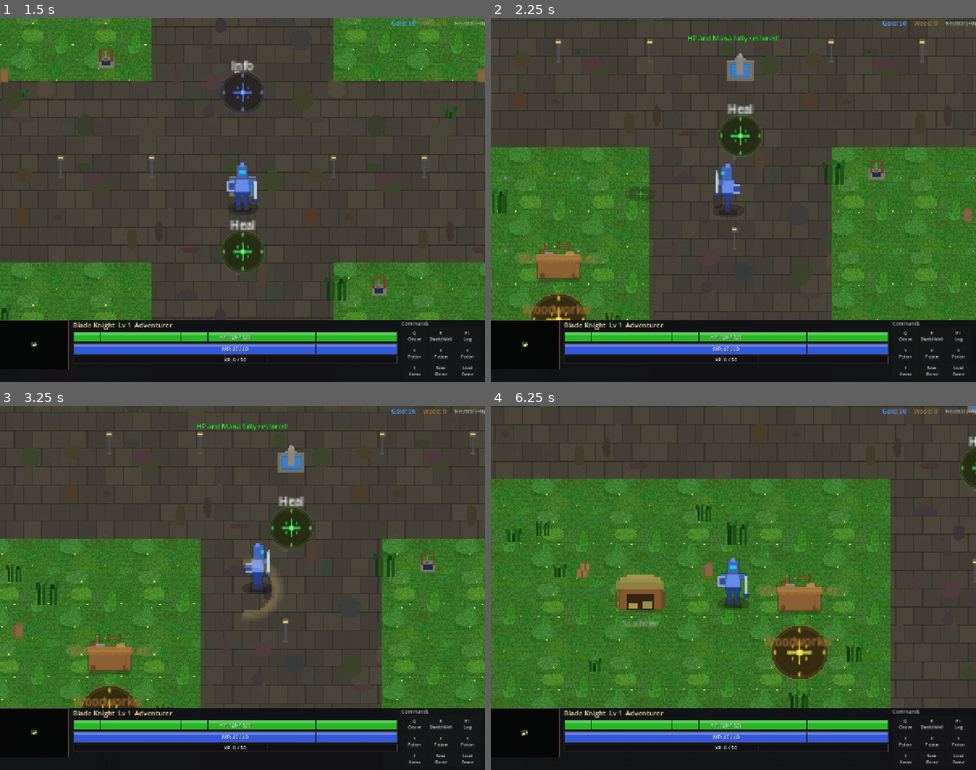
Above: before the commit, frames 1-4 (two rows, left to right).
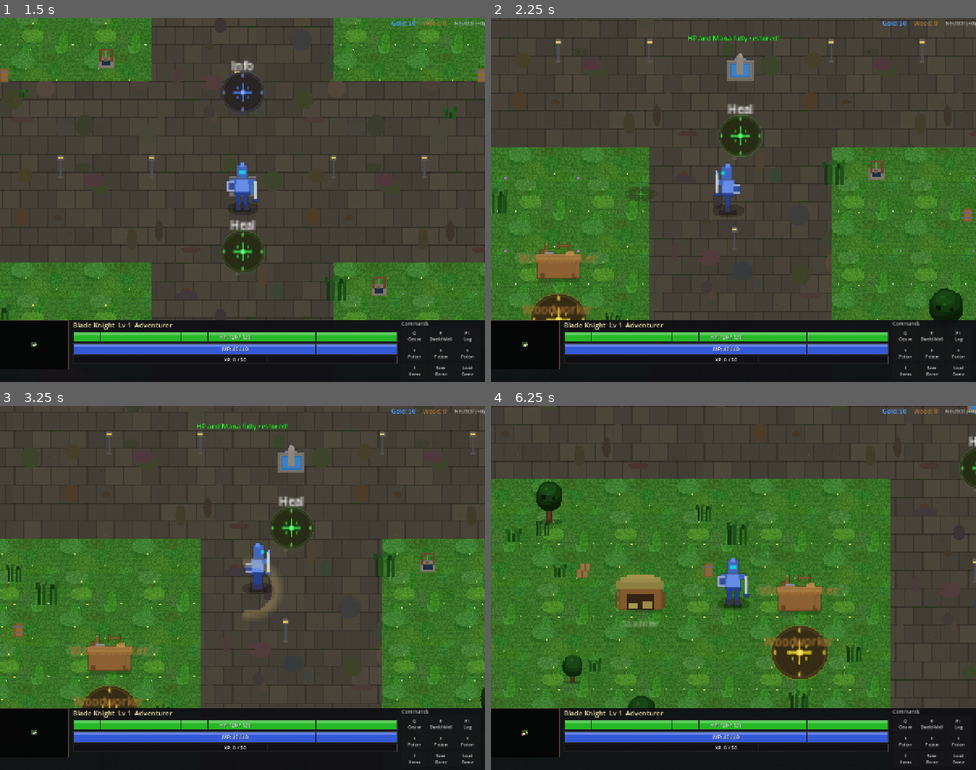
Above: after the commit, the same moments.

Repository: slxny/legends-open-rpg
Game: Godot game, scene res://scenes/main.tscn
Two runs of this game, one before a commit and one after it. Both use one fixed random seed, a clock stepped at 60 frames per second and the inputs below.
Inputs (mouse positions are in pixels of both pictures, inside the frame that each line leads up to):
- Up to frame 1 (1.5 s): click "SELECT" at 0.5 s; tap Enter at 1.25 s; drag from (33, 352) to (242, 258) at 1.27 s
- Up to frame 2 (2.25 s): drag from (636, 218) to (733, 174) at 2.02 s
- Up to frame 3 (3.25 s): move the mouse to (291, 507) at 2.77 s; hold D (move_right) from 2.78 s (still down); hold Space (attack) from 2.78 s (still down)
- Up to frame 4 (6.25 s): release D (move_right) at 3.5 s; release Space (attack) at 3.5 s; drag from (709, 660) to (558, 711) at 3.52 s; move the mouse to (879, 642) at 4.27 s; hold A (move_left) 4.28-5 s; tap 1 at 4.35 s; drag from (588, 533) to (714, 588) at 5.02 s; move the mouse to (757, 588) at 5.77 s; hold S (move_down) from 5.78 s (still down); tap 3 at 5.85 s; click (757, 588) at 5.92 s

Frame 1 is identical in both runs. In frame 2, 0.5% of the frame differs, in the area x 90-98%, y 74-83%; in frame 3, less than 0.1%; in frame 4, 0.8%, in the area x 9-34%, y 20-83%.

Commit message:
Add more wall torches and wind-swaying trees in town
Torches:
- Doubled density: every wall segment (42px) instead of every other
- Extended range to cover full wall length
- Added gate-flanking torches at both east and west entrances

Town trees with wind animation:
- 15 trees placed throughout town (near buildings, along inner walls)
- Each tree has a 3-phase wind sway loop: lean right, lean left,
  settle — using rotation + scale X/Y oscillation
- Randomized sway angle (1.5-3.5 deg), cycle duration (1.8-3.2s),
  and tree type/size so no two trees look the same
- Makes it immediately obvious the game world is alive and moving

https://claude.ai/code/session_012os551rq58VMUGcUPanefS

Diff:
--- a/scenes/world/regions/havens_rest.gd
+++ b/scenes/world/regions/havens_rest.gd
@@ -379,13 +379,18 @@
 	_add_building_label(town, Vector2(280, -190), "Chapel")
 
 	# ---- Wall torches along the fortress walls ----
-	for wx in range(-420, 421, 84):
+	for wx in range(-450, 461, 42):
 		_add_wall_torch(town, Vector2(wx, -375))   # North wall
 		_add_wall_torch(town, Vector2(wx, 365))    # South wall
-	for wy in range(-320, 321, 84):
-		if abs(wy) > 70:  # Skip gate openings
+	for wy in range(-350, 361, 42):
+		if abs(wy) > 50:  # Skip gate openings
 			_add_wall_torch(town, Vector2(-475, wy))  # West wall
 			_add_wall_torch(town, Vector2(455, wy))    # East wall
+	# Gate entrance torches — flanking both sides of each gate
+	_add_wall_torch(town, Vector2(-475, -55))
+	_add_wall_torch(town, Vector2(-475, 55))
+	_add_wall_torch(town, Vector2(455, -55))
+	_add_wall_torch(town, Vector2(455, 55))
 
 	# ---- Lamp posts along the main roads ----
 	for lx in [-160, -80, 80, 160]:
@@ -426,6 +431,29 @@
 		if abs(qx) > 50 and abs(qy) > 50:
 			_add_grass_tuft($Decorations, Vector2(qx, qy))
 
+	# ---- Town trees with wind sway ----
+	# Along the inner north wall
+	_add_town_tree(town, Vector2(-380, -340))
+	_add_town_tree(town, Vector2(-180, -330))
+	_add_town_tree(town, Vector2(100, -340))
+	_add_town_tree(town, Vector2(370, -330))
+	# Near the inn (NW)
+	_add_town_tree(town, Vector2(-350, -250))
+	_add_town_tree(town, Vector2(-180, -240))
+	# Near the chapel (NE)
+	_add_town_tree(town, Vector2(350, -250))
+	_add_town_tree(town, Vector2(180, -270))
+	# Near the stables (SW)
+	_add_town_tree(town, Vector2(-380, 120))
+	_add_town_tree(town, Vector2(-360, 260))
+	# Near the barracks (SE)
+	_add_town_tree(town, Vector2(360, 100))
+	_add_town_tree(town, Vector2(180, 250))
+	# Along the inner south wall
+	_add_town_tree(town, Vector2(-300, 310))
+	_add_town_tree(town, Vector2(0, 300))
+	_add_town_tree(town, Vector2(300, 310))
+
 func _add_town_building(parent: Node2D, pos: Vector2, tex_name: String) -> void:
 	var spr = Sprite2D.new()
 	spr.position = pos
@@ -443,6 +471,40 @@
 	label.horizontal_alignment = HORIZONTAL_ALIGNMENT_CENTER
 	label.custom_minimum_size = Vector2(50, 0)
 	parent.add_child(label)
+
+func _add_town_tree(parent: Node2D, pos: Vector2) -> void:
+	var spr = Sprite2D.new()
+	spr.position = pos
+	spr.texture_filter = CanvasItem.TEXTURE_FILTER_NEAREST
+	# Mix of small and large trees
+	if randf() > 0.4:
+		spr.texture = SpriteGenerator.get_texture("tree_small")
+		spr.offset = Vector2(0, -14)
+	else:
+		spr.texture = SpriteGenerator.get_texture("tree_jungle")
+		spr.offset = Vector2(0, -24)
+	var s = randf_range(0.7, 1.1)
+	spr.scale = Vector2(s, s)
+	var v = randf_range(-0.04, 0.04)
+	spr.modulate = Color(1.0 + v, 1.0 + v * 0.5, 1.0 + v)
+	spr.z_index = 0
+	parent.add_child(spr)
+	# Wind sway — gentle rotation + scale X oscillation, randomized per tree
+	var base_sx = spr.scale.x
+	var base_sy = spr.scale.y
+	var sway_deg = randf_range(1.5, 3.5)
+	var sway_rad = deg_to_rad(sway_deg)
+	var phase_dur = randf_range(1.8, 3.2)
+	var wind_tween = spr.create_tween().set_loops()
+	# Lean right
+	wind_tween.tween_property(spr, "rotation", sway_rad, phase_dur).set_trans(Tween.TRANS_SINE).set_ease(Tween.EASE_IN_OUT)
+	wind_tween.parallel().tween_property(spr, "scale", Vector2(base_sx * 1.03, base_sy * 0.98), phase_dur).set_trans(Tween.TRANS_SINE).set_ease(Tween.EASE_IN_OUT)
+	# Lean left
+	wind_tween.tween_property(spr, "rotation", -sway_rad * 0.7, phase_dur * 0.9).set_trans(Tween.TRANS_SINE).set_ease(Tween.EASE_IN_OUT)
+	wind_tween.parallel().tween_property(spr, "scale", Vector2(base_sx * 0.97, base_sy * 1.02), phase_dur * 0.9).set_trans(Tween.TRANS_SINE).set_ease(Tween.EASE_IN_OUT)
+	# Settle back through center
+	wind_tween.tween_property(spr, "rotation", sway_rad * 0.3, phase_dur * 0.5).set_trans(Tween.TRANS_SINE).set_ease(Tween.EASE_IN_OUT)
+	wind_tween.parallel().tween_property(spr, "scale", Vector2(base_sx, base_sy), phase_dur * 0.5).set_trans(Tween.TRANS_SINE).set_ease(Tween.EASE_IN_OUT)
 
 func _add_wall_torch(parent: Node2D, pos: Vector2) -> void:
 	var spr = Sprite2D.new()
